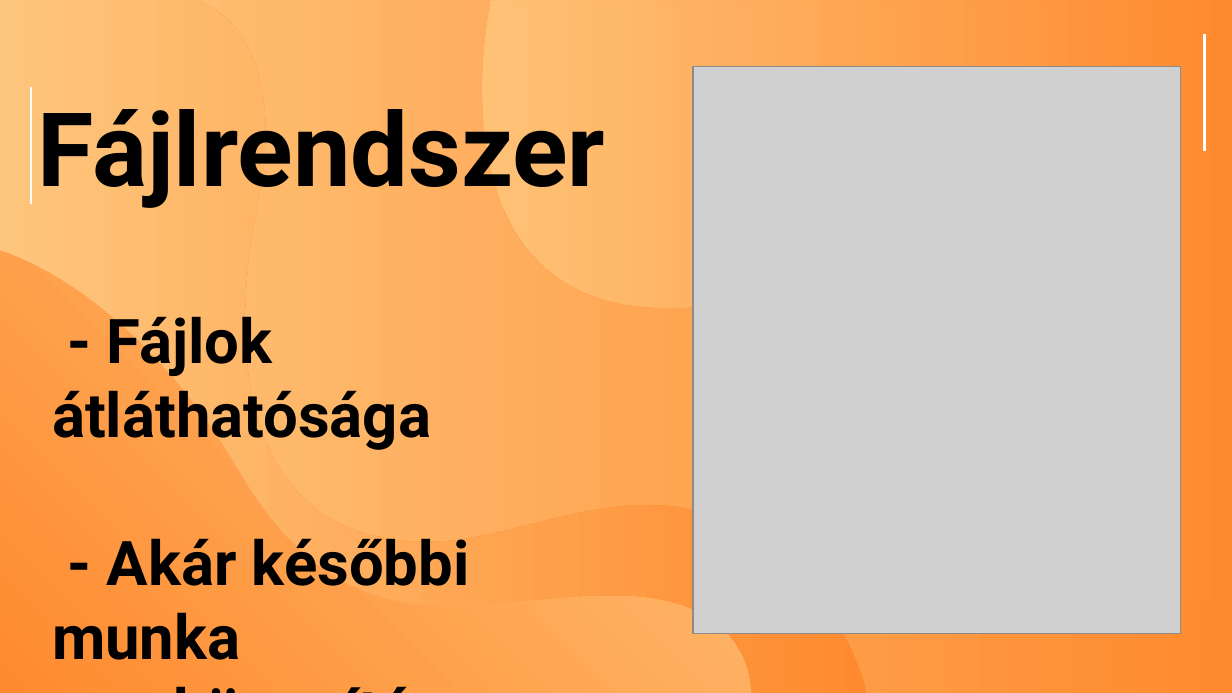
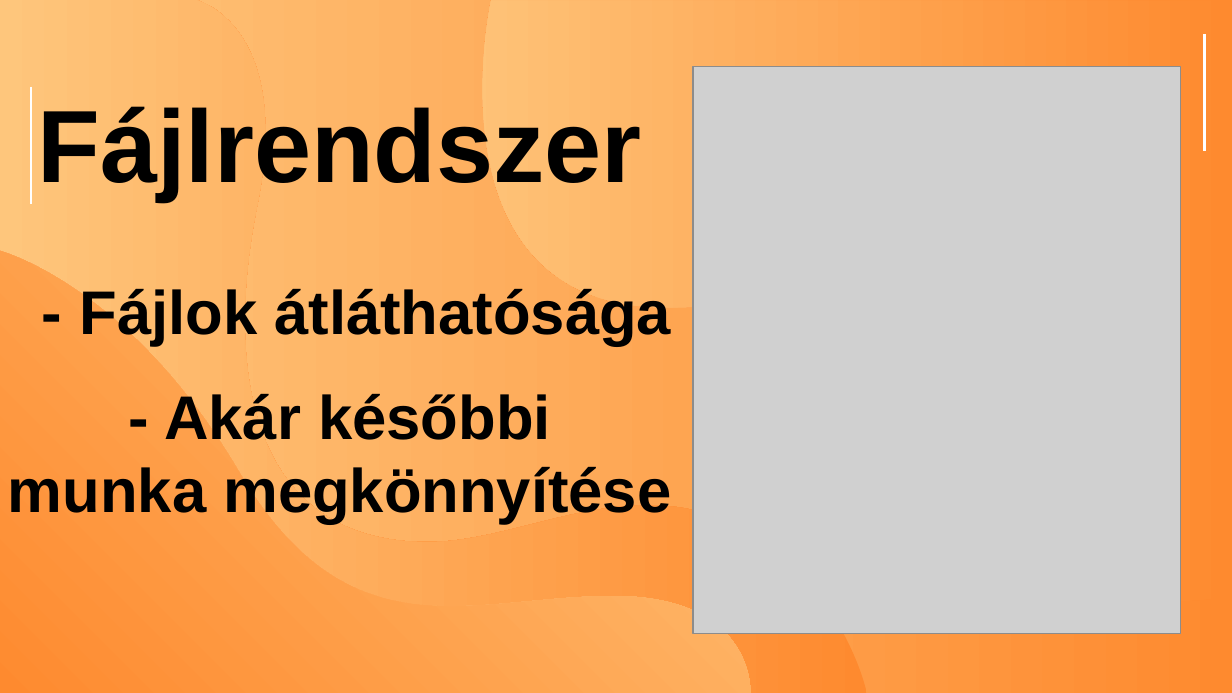
Before and after one commit to czanekbalintczani/projekt1, a slide deck: slide 2 of PPT/Mittudomain-11B-Webprojekt.pptx. Drawn at 1232x693 pixels with LibreOffice and Linux fonts; fonts in the diff are those of the drawing; grey boxes stand for pictures. Boxes give left, top, right and bottom in pixels: in the first picture for what was removed or moved away, otherwise in the second. Text is boxed around its words. In the diff, an @@ line names an element or a change of style, - is before the commit and + after.

```diff
--- a/PPT/Mittudomain-11B-Webprojekt.pptx
+++ b/PPT/Mittudomain-11B-Webprojekt.pptx
@@ text "Fájlrendszer" at (37,106,641,202): font Roboto to Arial @@
@@ subtitle "- Fájlok átláthatósága": place and size @@
-subtitle "- Fájlok átláthatósága" at (52,316,470,660)
+subtitle "- Fájlok átláthatósága" at (8,288,671,524)
@@ subtitle "- Fájlok átláthatósága" at (8,288,671,524): font Roboto to Arial; alignment left to centre; more space between paragraphs @@
```
Also in this commit, not shown: 4 other slides changed, 1 slide added.
